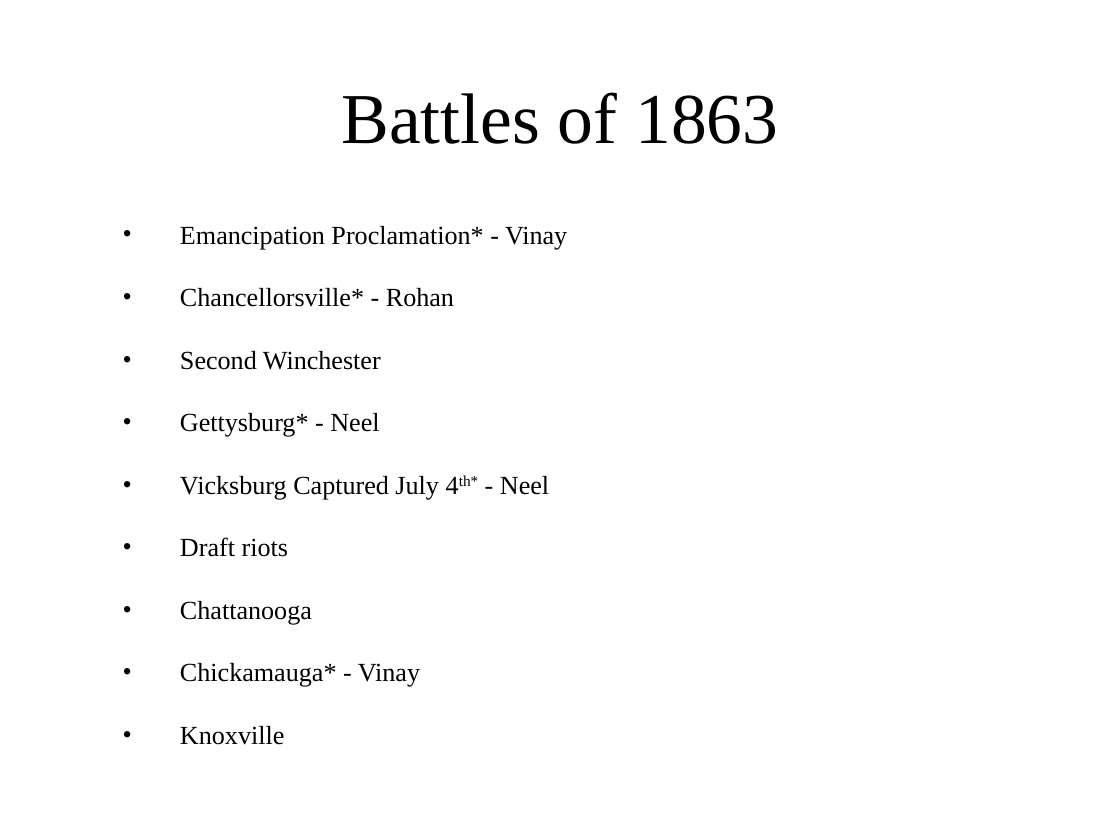
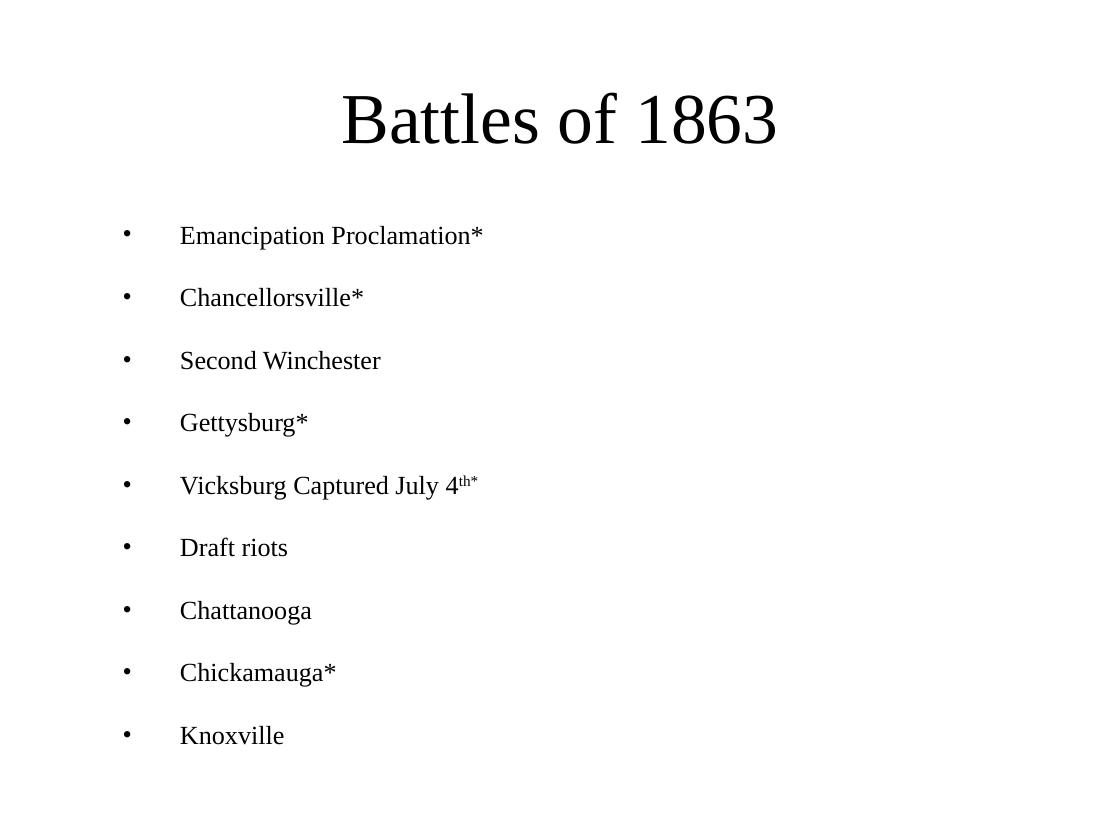
Before and after one commit to ngb3748/SS-Archive-proj, a slide deck: slide 13 of Archive project.pptx (slide 4 before the commit). Drawn at 1120x840 pixels with LibreOffice and Linux fonts; fonts in the diff are those of the drawing; background and template pictures are left out. Boxes give left, top, right and bottom in pixels: in the first picture for what was removed or moved away, otherwise in the second. Text is boxed around its words. In the diff, an @@ line names an element or a change of style, - is before the commit and + after.

```diff
--- a/Archive project.pptx
+++ b/Archive project.pptx
@@ text at [180, 226, 483, 307]: text changed @@
-• Emancipation Proclamation* - Vinay
-• Chancellorsville* - Rohan
+• Emancipation Proclamation*
+• Chancellorsville*
@@ text at [180, 413, 439, 500]: text changed @@
-• Gettysburg* - Neel
-• Vicksburg Captured July 4th* - Neel
+• Gettysburg*
+• Vicksburg Captured July 4th*
@@ text at [180, 663, 337, 687]: text changed @@
-• Chickamauga* - Vinay
+• Chickamauga*
```
Also in this commit, not shown: 4 other slides changed, 24 slides added.
